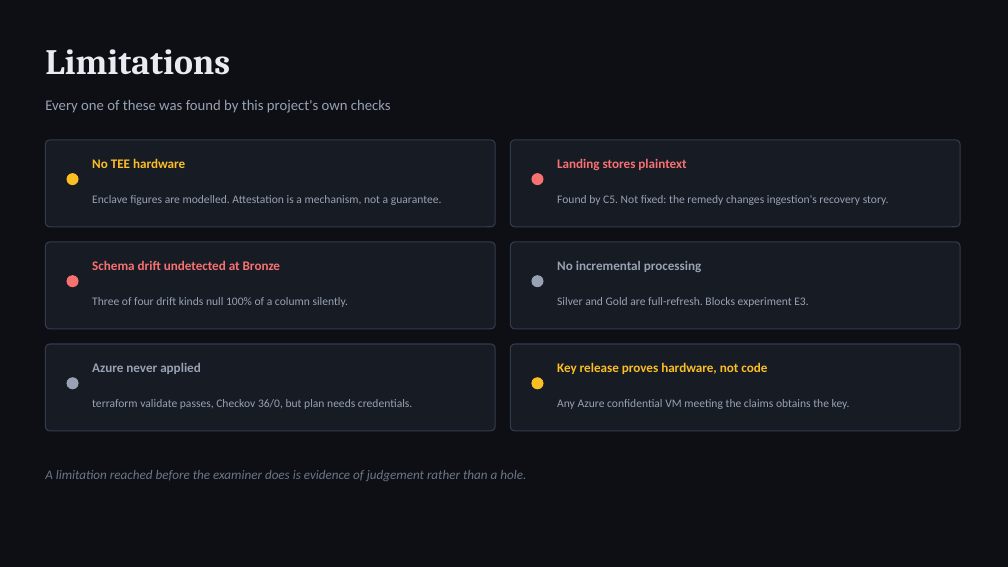
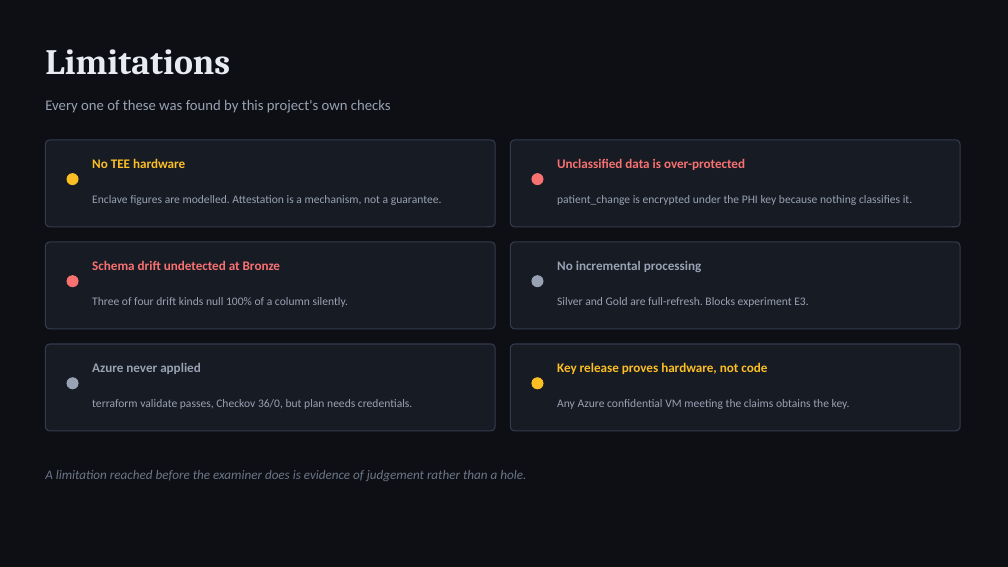
Before and after one commit to arpittomar246/confidentia, a slide deck: slide 14 of docs/report/confidentia-viva.pptx. Drawn at 1008x567 pixels with LibreOffice and Linux fonts; fonts in the diff are those of the drawing. Boxes give left, top, right and bottom in pixels: in the first picture for what was removed or moved away, otherwise in the second. Text is boxed around its words. In the diff, an @@ line names an element or a change of style, - is before the commit and + after.

```diff
--- a/docs/report/confidentia-viva.pptx
+++ b/docs/report/confidentia-viva.pptx
@@ text at box(557, 158, 745, 170): text changed @@
-Landing stores plaintext
+Unclassified data is over-protected
@@ text at box(557, 195, 912, 205): text changed @@
-Found by C5. Not fixed: the remedy changes ingestion's recovery story.
+patient_change is encrypted under the PHI key because nothing classifies it.
```
Also in this commit, not shown: 3 other slides changed, 10 other files.
